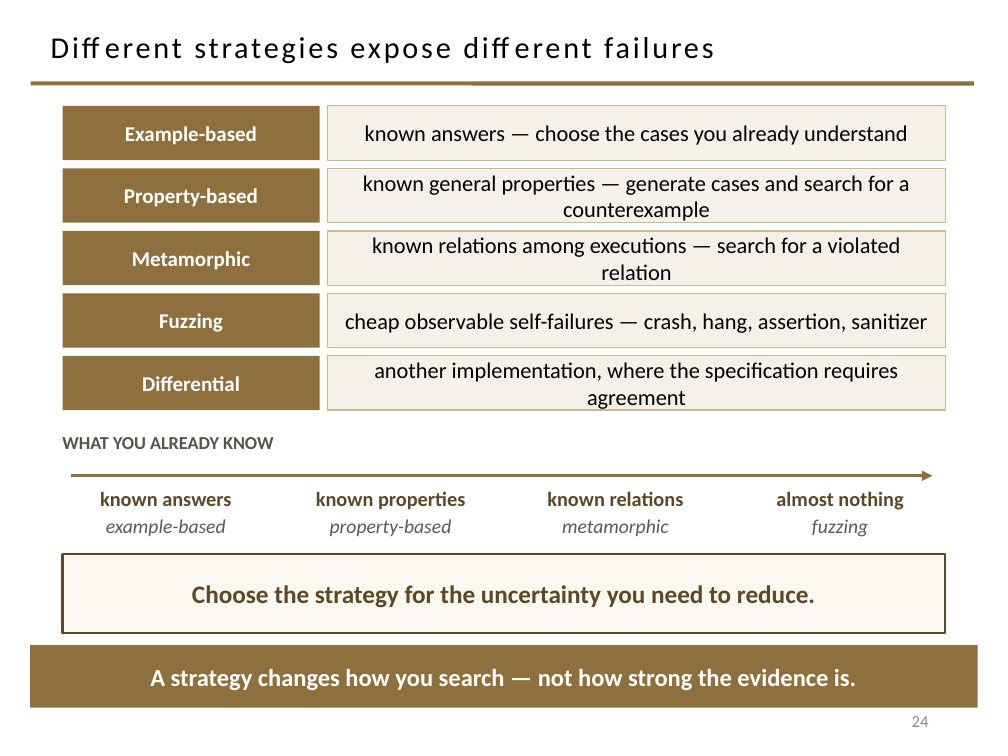
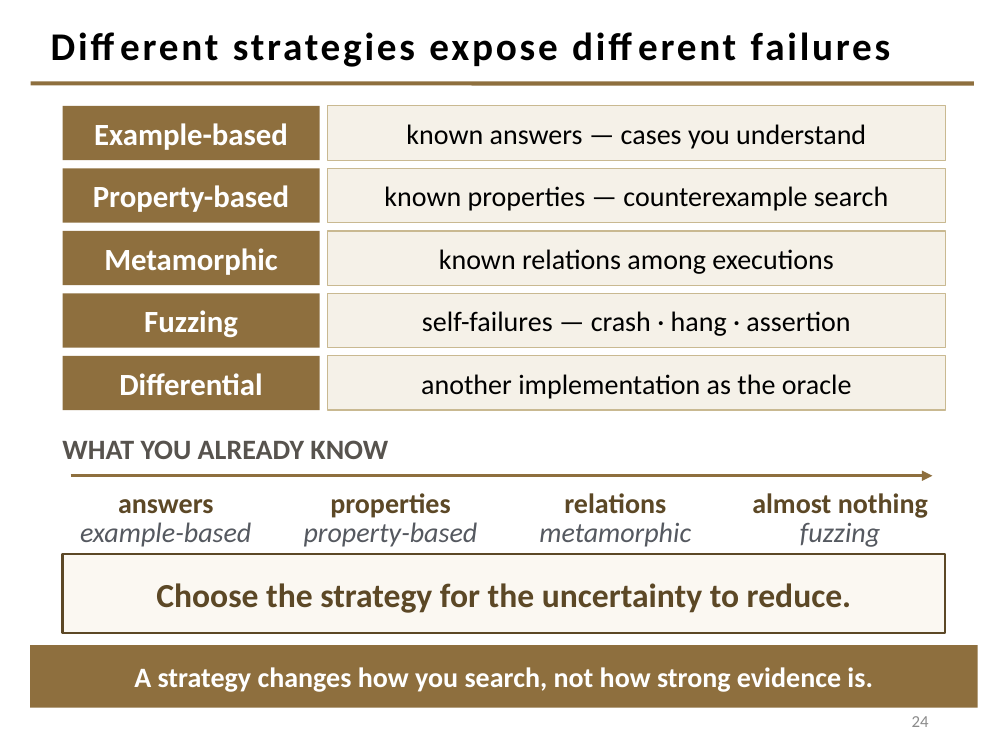
Before and after one commit to davisjam/model-based-agentic-software-engineering, a slide deck: slide 24 of course/lectures/act-1-foundations/08-validation/1-8-Validation.pptx. Drawn at 1008x756 pixels with LibreOffice and Linux fonts; fonts in the diff are those of the drawing; background and template pictures are left out. Boxes give left, top, right and bottom in pixels: in the first picture for what was removed or moved away, otherwise in the second. Text is boxed around its words. In the diff, an @@ line names an element or a change of style, - is before the commit and + after.

```diff
--- a/course/lectures/act-1-foundations/08-validation/1-8-Validation.pptx
+++ b/course/lectures/act-1-foundations/08-validation/1-8-Validation.pptx
@@ title "Different strategies expose different failures" at (233, 32, 891, 67): size 21.6 to 28 pt, bold on @@
@@ text in rectangle at (406, 124, 866, 149): text changed; size 16 to 20 pt @@
-known answers — choose the cases you already understand
+known answers — cases you understand
@@ text in rectangle at (384, 186, 888, 211): text changed; size 16 to 20 pt @@
-known general properties — generate cases and search for a counterexample
+known properties — counterexample search
@@ text in rectangle at (439, 249, 834, 274): text changed; size 16 to 20 pt @@
-known relations among executions — search for a violated relation
+known relations among executions
@@ text in rectangle at (422, 311, 850, 336): text changed; size 16 to 20 pt @@
-cheap observable self-failures — crash, hang, assertion, sanitizer
+self-failures — crash · hang · assertion
@@ size 15 to 22 pt in 5 elements at (62, 106, 320, 160), (62, 168, 320, 223), (62, 231, 320, 285), (62, 293, 320, 348), (62, 356, 320, 410) @@
@@ text in rectangle at (421, 374, 852, 399): text changed; size 16 to 20 pt @@
-another implementation, where the specification requires agreement
+another implementation as the oracle
@@ text "WHAT YOU ALREADY KNOW" at (62, 440, 388, 459): size 13 to 20 pt @@
@@ text at (118, 499, 214, 513): text changed; size 14.5 to 20 pt @@
-known answers
+answers
@@ text at (330, 493, 451, 518): text changed; size 14.5 to 20 pt @@
-known properties
+properties
@@ text at (564, 493, 666, 513): text changed; size 14.5 to 20 pt @@
-known relations
+relations
@@ text "almost nothing" at (752, 493, 928, 518): size 14.5 to 20 pt @@
@@ size 14 to 20 pt in 4 elements at (80, 522, 251, 547), (304, 522, 478, 547), (539, 522, 691, 547), (800, 523, 880, 547) @@
@@ text in rectangle at (156, 583, 851, 613): text changed; size 18 to 24 pt @@
-Choose the strategy for the uncertainty you need to reduce.
+Choose the strategy for the uncertainty to reduce.
@@ text in rectangle at (134, 667, 873, 692): text changed; size 17.5 to 20 pt @@
-A strategy changes how you search — not how strong the evidence is.
+A strategy changes how you search, not how strong evidence is.
```
Also in this commit, not shown: 26 other slides changed, 1 slide added, 1 slide removed.
